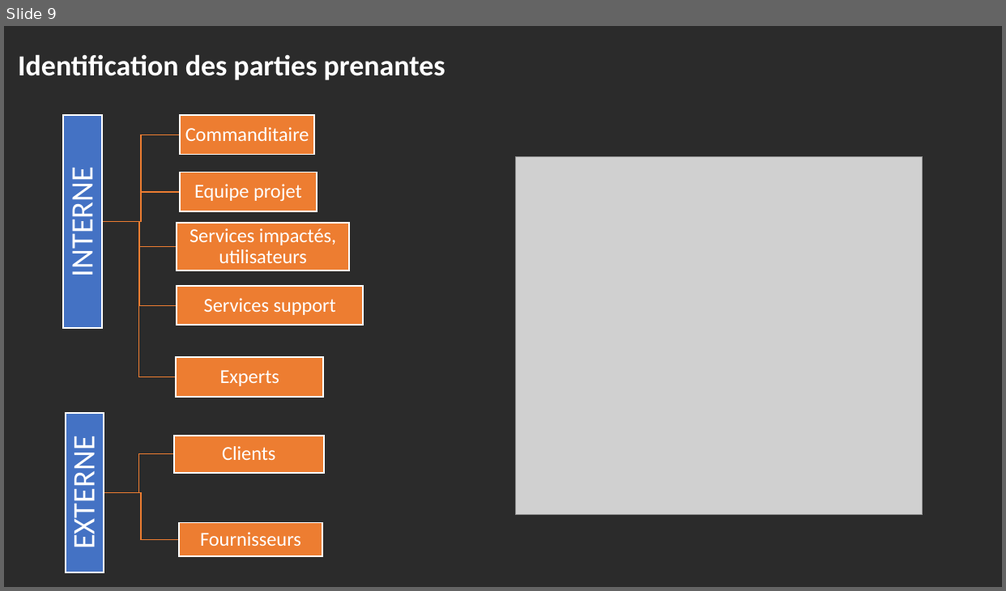
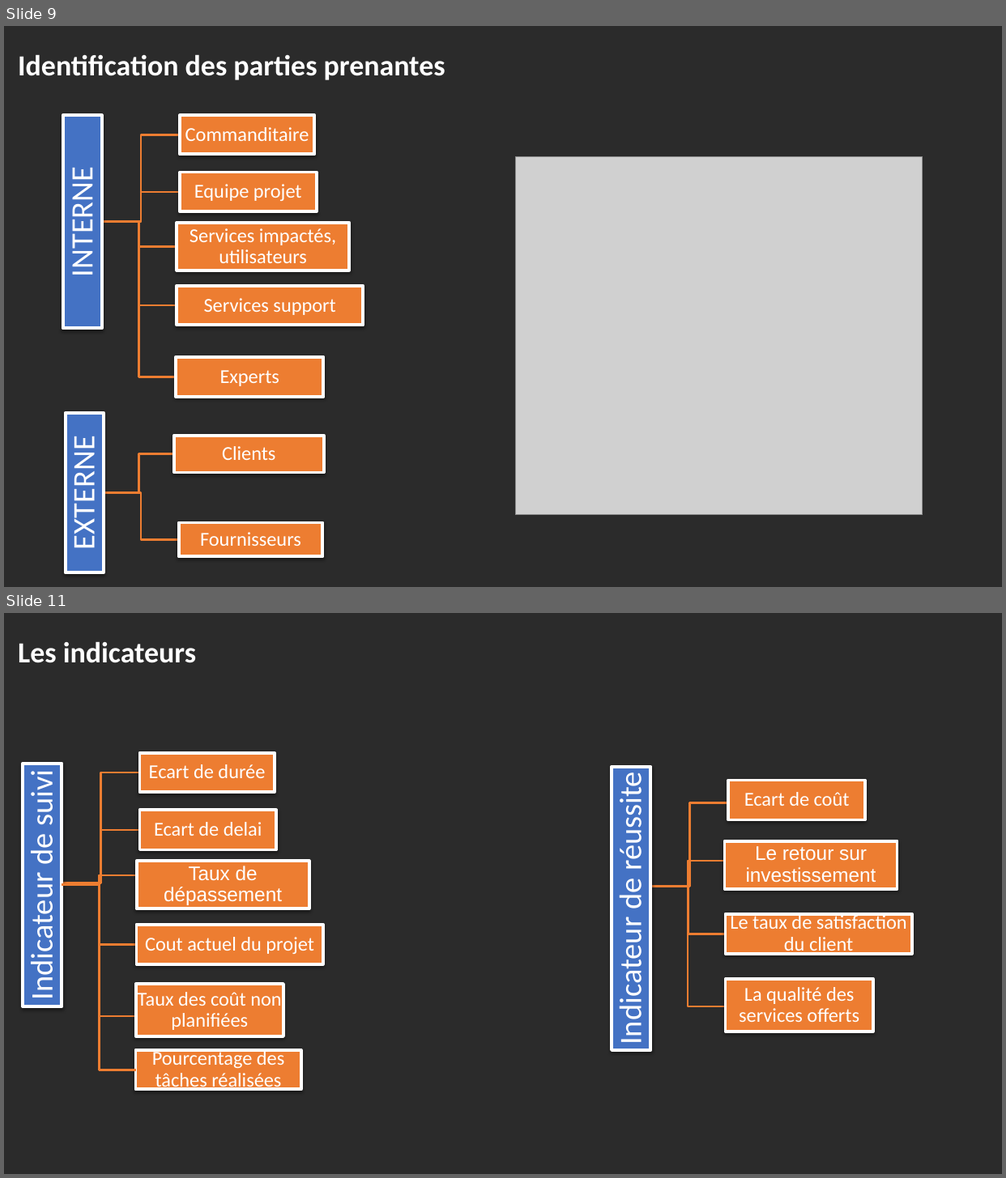
Before and after one commit to Sag64/PFR, a slide deck: Livrable1/Présentationpfr [Enregistrement automatique].pptx. Shown one above the other, each under a label of ours: slide 9 before the commit, slides 9 and 11 after it; the slides between them are not shown. The pictures are 1006x591 and 1006x1178 pixels, drawn with LibreOffice and Linux fonts; fonts in the diff are those of the drawing; grey boxes stand for pictures; background and template pictures are left out; a plain dark background stands for a picture behind light text. Boxes give left, top, right and bottom in pixels: in the first picture for what was removed or moved away, otherwise in the second. Text is boxed around its words. In the diff, an @@ line names an element or a change of style, - is before the commit and + after.

```diff
--- a/Livrable1/Présentationpfr [Enregistrement automatique].pptx
+++ b/Livrable1/Présentationpfr [Enregistrement automatique].pptx
@@ slide 11 added at (4,613,1002,1174), background picture (left out) @@
@@ text added at (18,641,196,663), 28 pt, text #FFFFFF, bold @@
+Les indicateurs
@@ group added at (23,753,323,1090): 7 rectangles, 5 freeform shapes, 1 elbow line @@
+Indicateur de suivi
+Ecart de durée
+Ecart de delai
+Taux de dépassement
+Cout actuel du projet
+Taux des coût non planifiées
+Pourcentage des tâches réalisées
@@ group added at (612,767,912,1050): 5 rectangles, 4 freeform shapes @@
+Indicateur de réussite
+Ecart de coût
+Le retour sur investissement
+Le taux de satisfaction du client
+La qualité des services offerts
@@ slide 9 changed as well @@
@@ rectangle "INTERNE" at (63,115,102,329): fill none to #4472C4; outline none to #FFFFFF 3 pt; shadow on @@
@@ freeform shape at (102,135,180,222): outline #ED7D31 1 pt to #ED7D31 2 pt @@
@@ freeform shape at (102,222,177,377): outline #ED7D31 1 pt to #ED7D31 2 pt @@
@@ 7 rectangles: place and size @@
-7 rectangles at (63,127,336,547)
+7 rectangles at (63,115,364,574)
@@ rectangle "EXTERNE" at (65,413,103,574): fill none to #4472C4; outline none to #FFFFFF 3 pt; shadow on @@
@@ fill none to #ED7D31; outline none to #FFFFFF 3 pt; shadow on in 5 elements at (180,115,315,154), (180,172,317,211), (177,286,364,326), (174,436,324,473), (178,523,322,557) @@
@@ group removed at (63,115,364,573): 7 rectangles @@
```
Also in this commit, not shown: 7 other slides changed, 1 other slide added.
